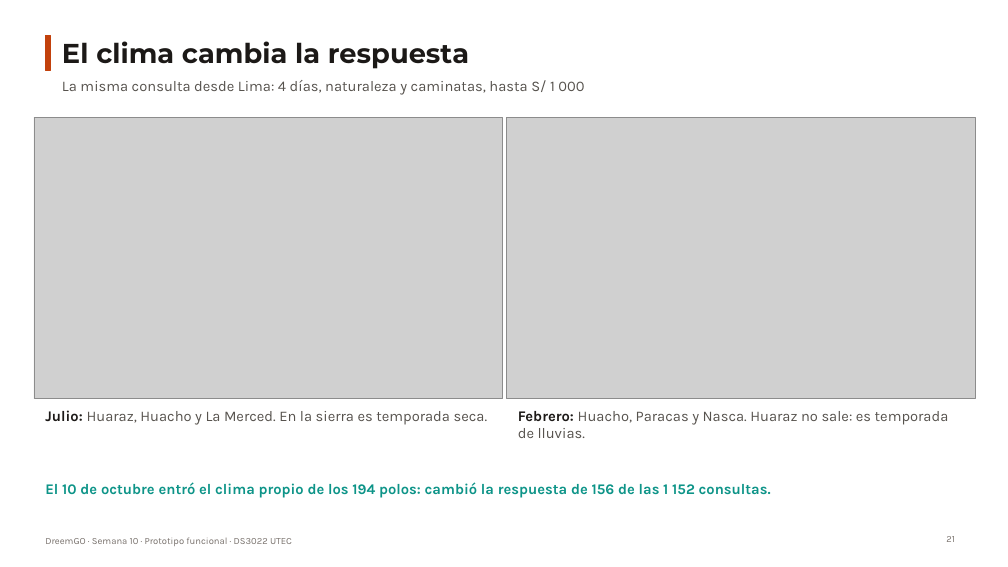
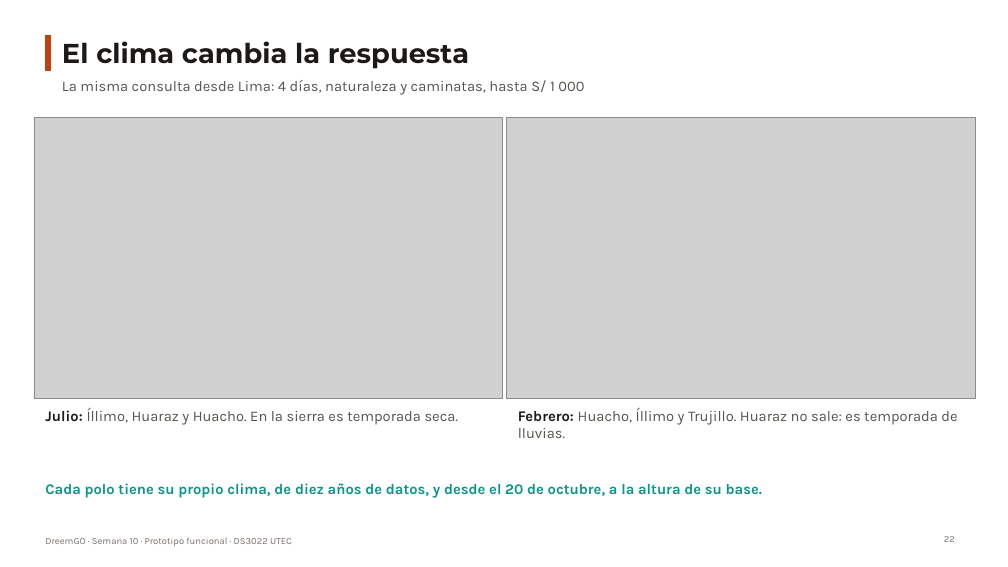
Before and after one commit to oswaldoaqm/Alejandros-Team, a slide deck: slide 22 of deliveries/week10/PresentationWeek10.pptx (slide 21 before the commit). Drawn at 1008x567 pixels with LibreOffice and Linux fonts; fonts in the diff are those of the drawing; grey boxes stand for pictures. Boxes give left, top, right and bottom in pixels: in the first picture for what was removed or moved away, otherwise in the second. Text is boxed around its words. In the diff, an @@ line names an element or a change of style, - is before the commit and + after.

Commit message:
docs(week10): la presentacion del 21 de octubre, con la revision del profesor

```diff
--- a/deliveries/week10/PresentationWeek10.pptx
+++ b/deliveries/week10/PresentationWeek10.pptx
@@ text at [45,408,459,425]: text changed @@
-Julio: Huaraz, Huacho y La Merced. En la sierra es temporada seca.
+Julio: Íllimo, Huaraz y Huacho. En la sierra es temporada seca.
@@ text at [518,408,957,438]: text changed @@
-Febrero: Huacho, Paracas y Nasca. Huaraz no sale: es temporada de lluvias.
+Febrero: Huacho, Íllimo y Trujillo. Huaraz no sale: es temporada de lluvias.
@@ text at [45,483,762,498]: text changed @@
-El 10 de octubre entró el clima propio de los 194 polos: cambió la respuesta de 156 de las 1 152 consultas.
+Cada polo tiene su propio clima, de diez años de datos, y desde el 20 de octubre, a la altura de su base.
@@ page number at [944,536,955,542]: text changed @@
-21
+22
```
Also in this commit, not shown: 17 other slides changed, 2 slides added, 1 slide removed, 1 other file.
